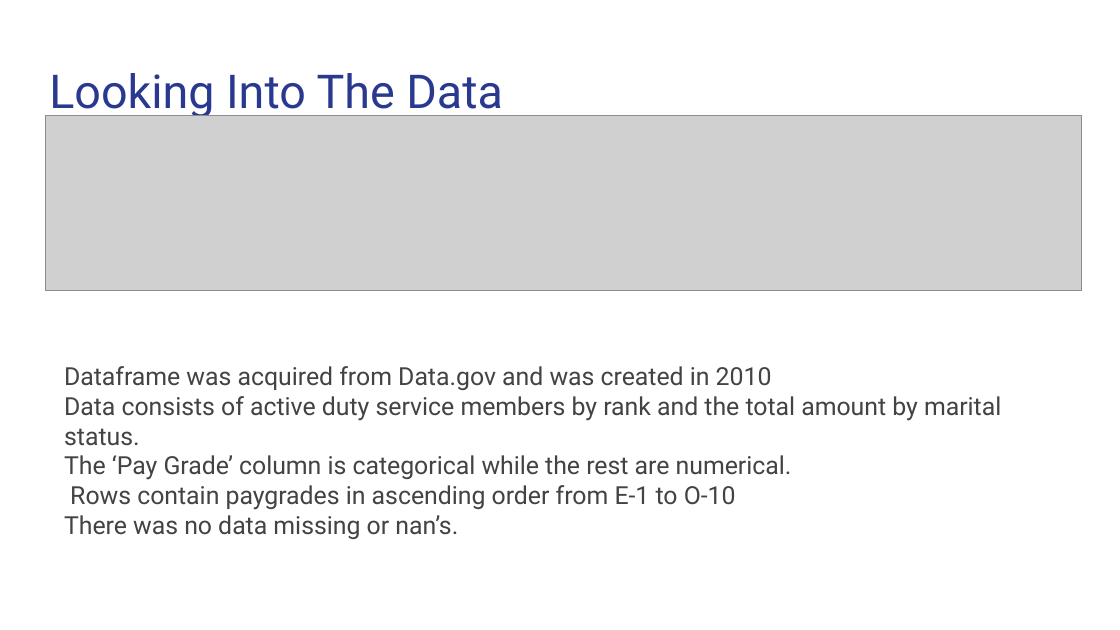
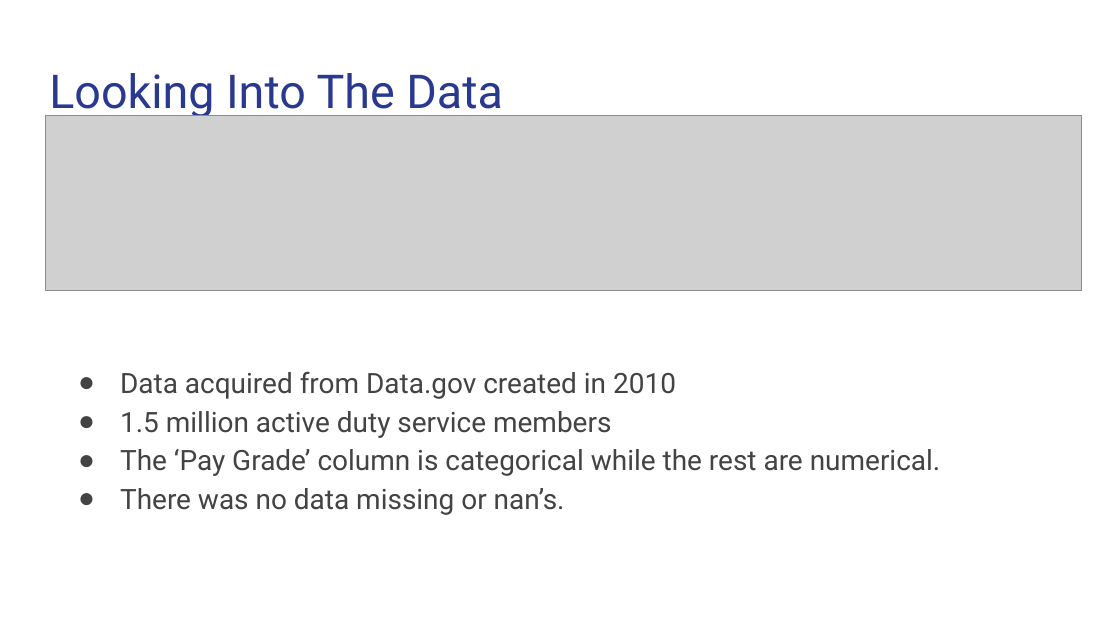
Before and after one commit to Waltercas/Active-Duty-Soldiers, a slide deck: slide 4 of Data/Soldier Demographic Capstone.pptx. Drawn at 1120x630 pixels with LibreOffice and Linux fonts; fonts in the diff are those of the drawing; grey boxes stand for pictures. Boxes give left, top, right and bottom in pixels: in the first picture for what was removed or moved away, otherwise in the second. Text is boxed around its words. In the diff, an @@ line names an element or a change of style, - is before the commit and + after.

```diff
--- a/Data/Soldier Demographic Capstone.pptx
+++ b/Data/Soldier Demographic Capstone.pptx
@@ text at [120,371,941,515]: text changed; size 16 to 18 pt @@
-Dataframe was acquired from Data.gov and was created in 2010 Data consists of active duty service members by rank and the total amount by marital status. The ‘Pay Grade’ column is categorical while the rest are numerical. Rows contain paygrades in ascending order from E-1 to O-10 There was no data missing or nan’s.
+● Data acquired from Data.gov created in 2010
+● 1.5 million active duty service members
+● The ‘Pay Grade’ column is categorical while the rest are numerical.
+● There was no data missing or nan’s.
```
Also in this commit, not shown: 1 other slide changed, 5 slides added, 4 slides removed, 3 other files.
